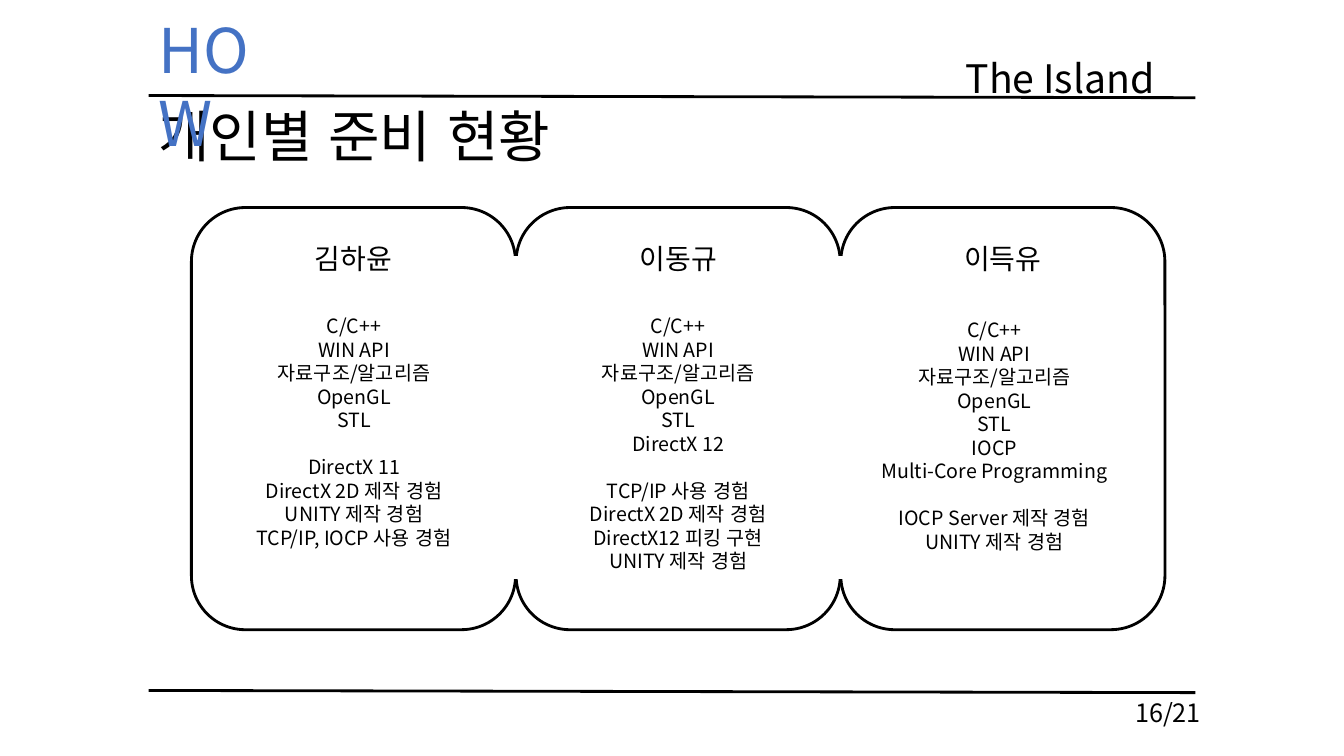
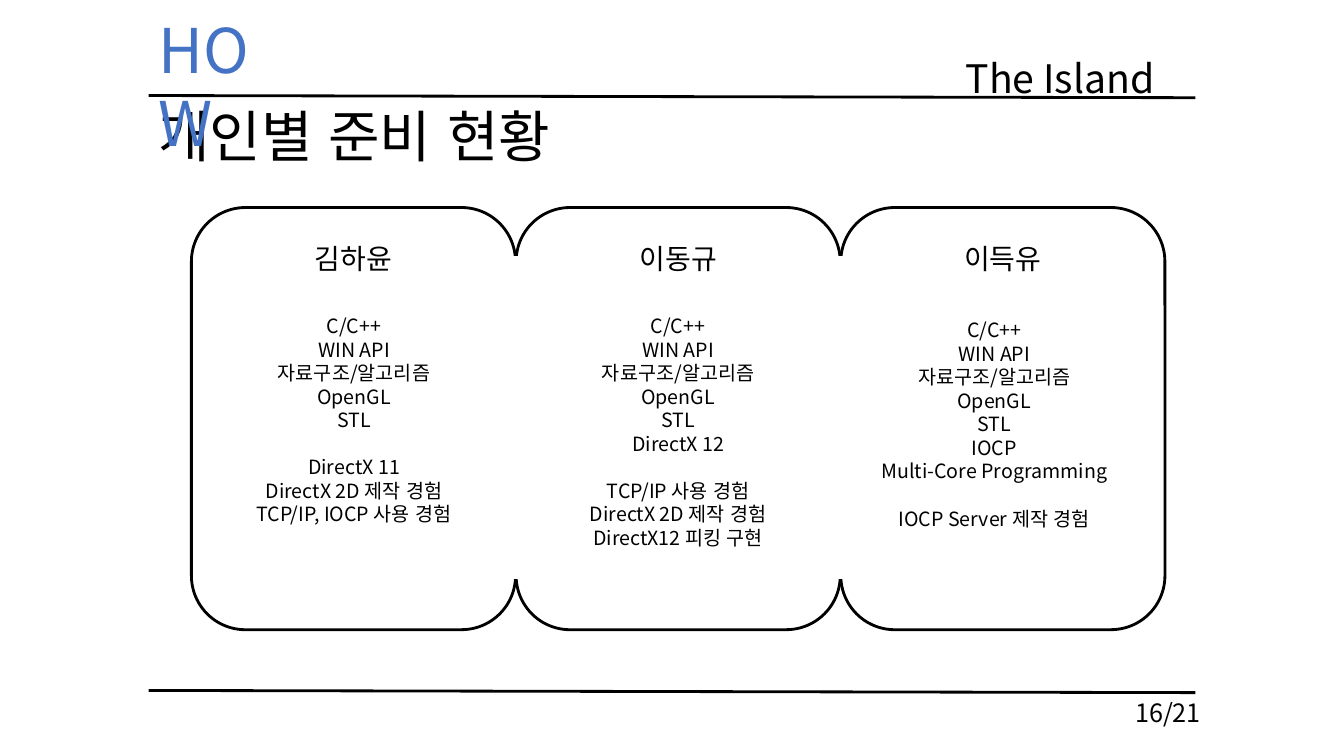
Before and after one commit to KimHaYoon/SickPerson, a slide deck: slide 16 of 문서/TheIsland_김하윤_이동규_이득유.pptx. Drawn at 1344x756 pixels with LibreOffice and Linux fonts; fonts in the diff are those of the drawing. Boxes give left, top, right and bottom in pixels: in the first picture for what was removed or moved away, otherwise in the second. Text is boxed around its words. In the diff, an @@ line names an element or a change of style, - is before the commit and + after.

```diff
--- a/문서/TheIsland_김하윤_이동규_이득유.pptx
+++ b/문서/TheIsland_김하윤_이동규_이득유.pptx
@@ text at box(285, 504, 423, 523): paragraph removed @@
-UNITY 제작 경험
@@ text at box(925, 532, 1063, 551): paragraph removed @@
-UNITY 제작 경험
@@ text at box(609, 551, 747, 570): paragraph removed @@
-UNITY 제작 경험
```
Also in this commit, not shown: 4 other slides changed.
